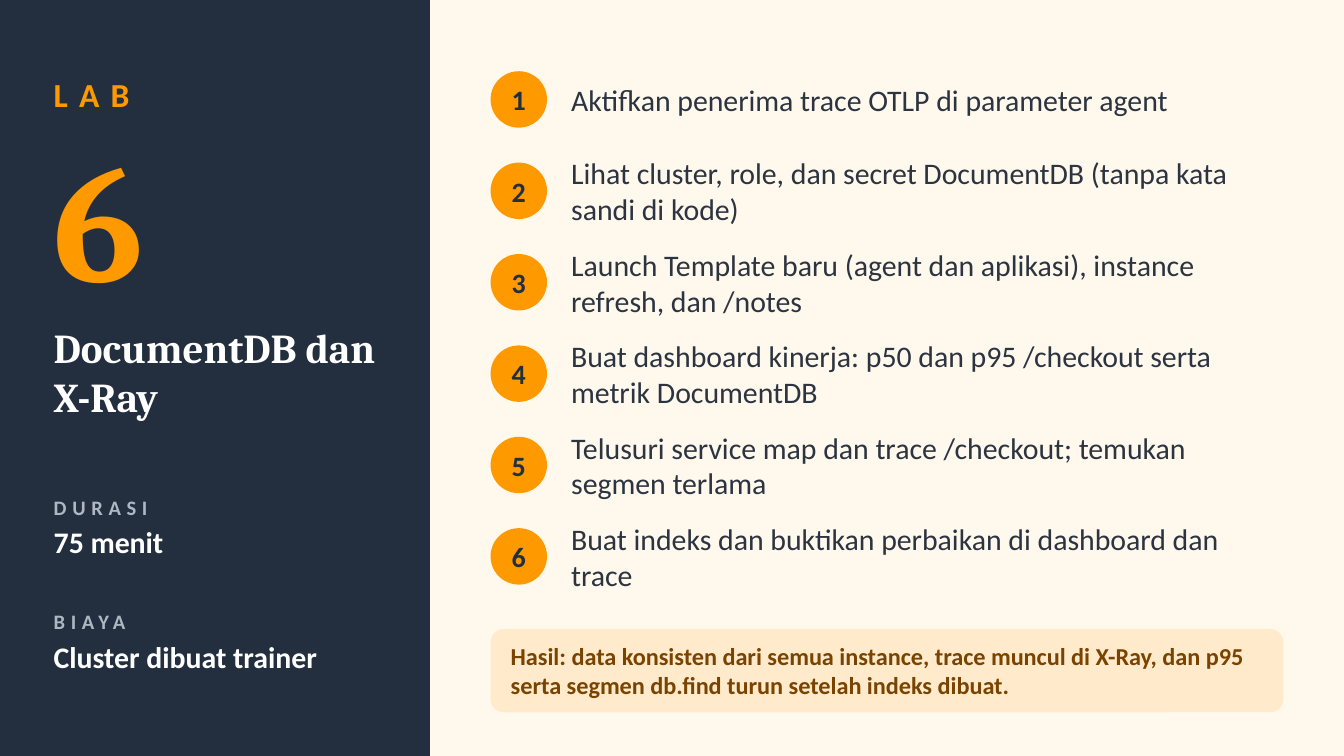
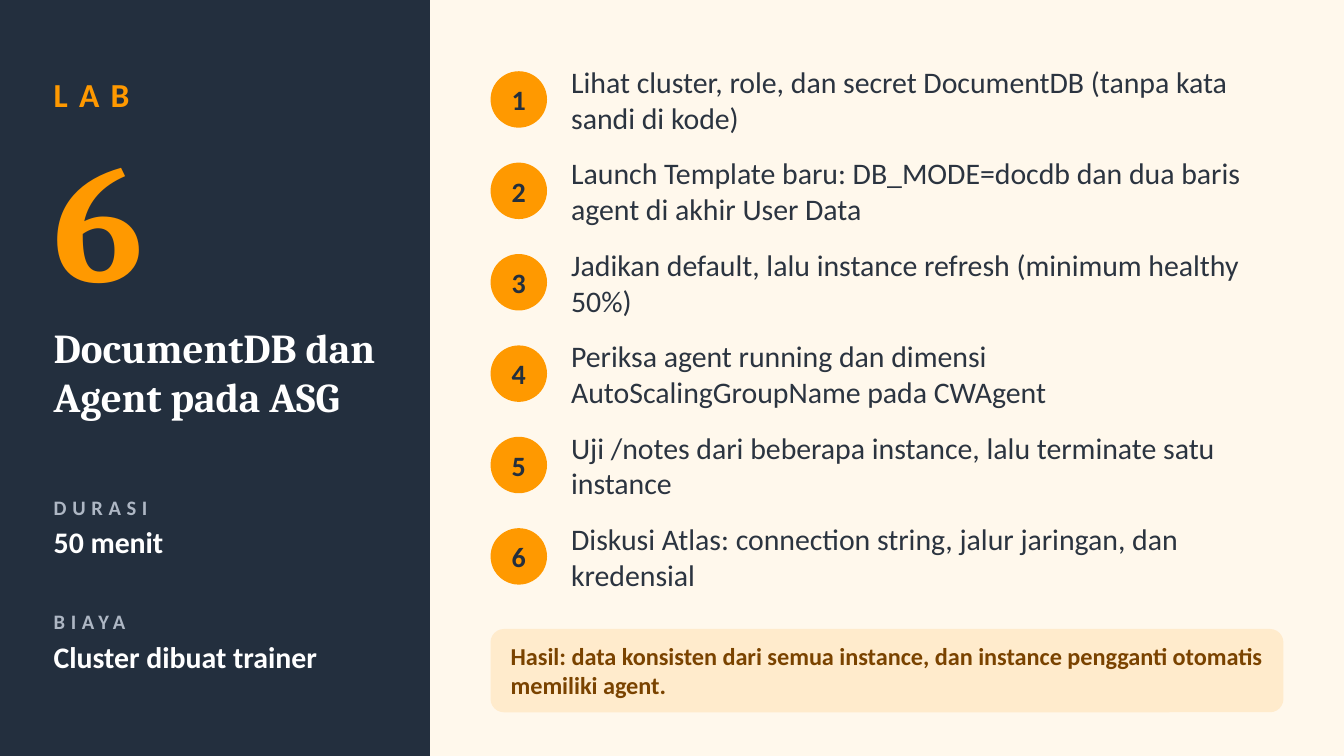
Before and after one commit to singgih-yunanto/aws-cloud-foundation, a slide deck: slide 25 of slides/Day2-ALB-Monitoring-Database.pptx (slide 26 before the commit). Drawn at 1344x756 pixels with LibreOffice and Linux fonts; fonts in the diff are those of the drawing. Boxes give left, top, right and bottom in pixels: in the first picture for what was removed or moved away, otherwise in the second. Text is boxed around its words. In the diff, an @@ line names an element or a change of style, - is before the commit and + after.

Commit message:
Rebuild Day 3 around ECS Fargate, move X-Ray to Day 3, and improve lab readability
- Add Labs 7 to 10: ECS Fargate and EC2 deploy, monitoring and change tracking, X-Ray on Fargate, VPC peering and Site-to-Site VPN
- Lab 6 is now DocumentDB and the CloudWatch Agent on the ASG (tracing moved to Day 3)
- lab-app: container support (Dockerfile, ECS task definitions), version label, and failure endpoints
- Add the Day 3 deck and update the Day 2 deck
- Format sub-steps and labelled lines so they render on separate lines

```diff
--- a/slides/Day2-ALB-Monitoring-Database.pptx
+++ b/slides/Day2-ALB-Monitoring-Database.pptx
@@ text "Lihat cluster, role, dan secret ..." moved from (x1=571, y1=162, x2=1227, y2=224) to (x1=571, y1=71, x2=1227, y2=133) @@
@@ text removed at (x1=571, y1=90, x2=1167, y2=116) @@
-Aktifkan penerima trace OTLP di parameter agent
@@ text added at (x1=571, y1=163, x2=1240, y2=225), 16 pt, text #2B3440 @@
+Launch Template baru: DB_MODE=docdb dan dua baris agent di akhir User Data
@@ text at (x1=571, y1=254, x2=1238, y2=316): text changed @@
-Launch Template baru (agent dan aplikasi), instance refresh, dan /notes
+Jadikan default, lalu instance refresh (minimum healthy 50%)
@@ text at (x1=54, y1=334, x2=376, y2=421): text changed @@
-DocumentDB dan X-Ray
+DocumentDB dan Agent pada ASG
@@ text at (x1=571, y1=346, x2=1046, y2=408): text changed @@
-Buat dashboard kinerja: p50 dan p95 /checkout serta metrik DocumentDB
+Periksa agent running dan dimensi AutoScalingGroupName pada CWAgent
@@ text at (x1=571, y1=438, x2=1214, y2=494): text changed @@
-Telusuri service map dan trace /checkout; temukan segmen terlama
+Uji /notes dari beberapa instance, lalu terminate satu instance
@@ text at (x1=54, y1=532, x2=164, y2=554): text changed @@
-75 menit
+50 menit
@@ text at (x1=571, y1=529, x2=1178, y2=586): text changed @@
-Buat indeks dan buktikan perbaikan di dashboard dan trace
+Diskusi Atlas: connection string, jalur jaringan, dan kredensial
@@ text at (x1=511, y1=648, x2=1262, y2=698): text changed @@
-Hasil: data konsisten dari semua instance, trace muncul di X-Ray, dan p95 serta segmen db.find turun setelah indeks dibuat.
+Hasil: data konsisten dari semua instance, dan instance pengganti otomatis memiliki agent.
```
Also in this commit, not shown: 4 other slides changed, 1 slide removed, 28 other files.
